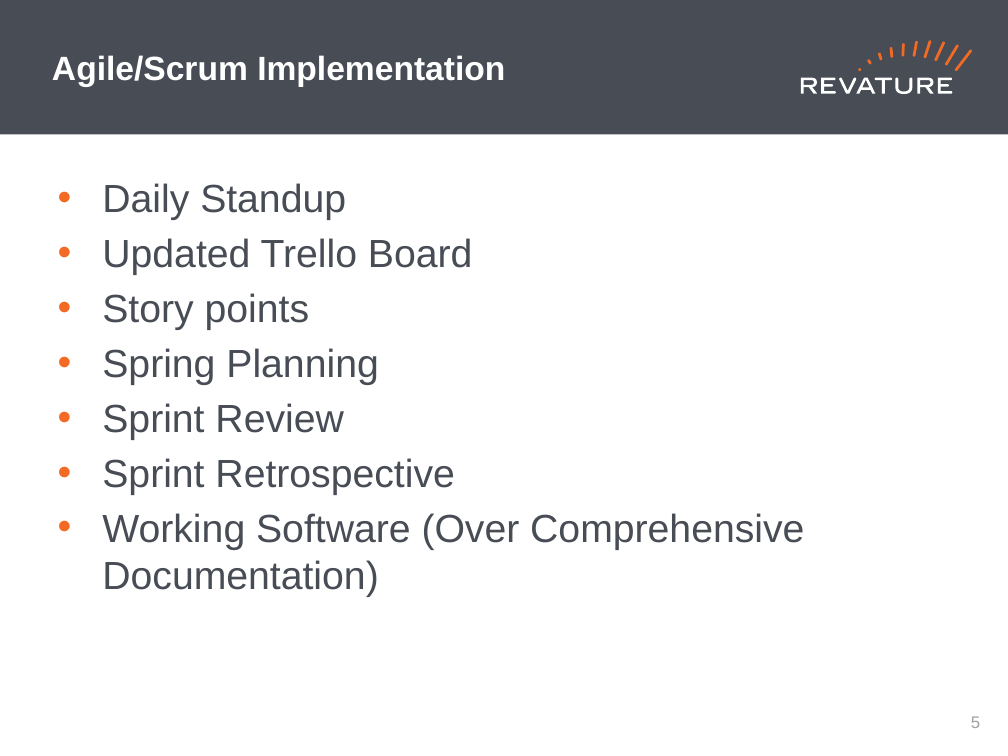
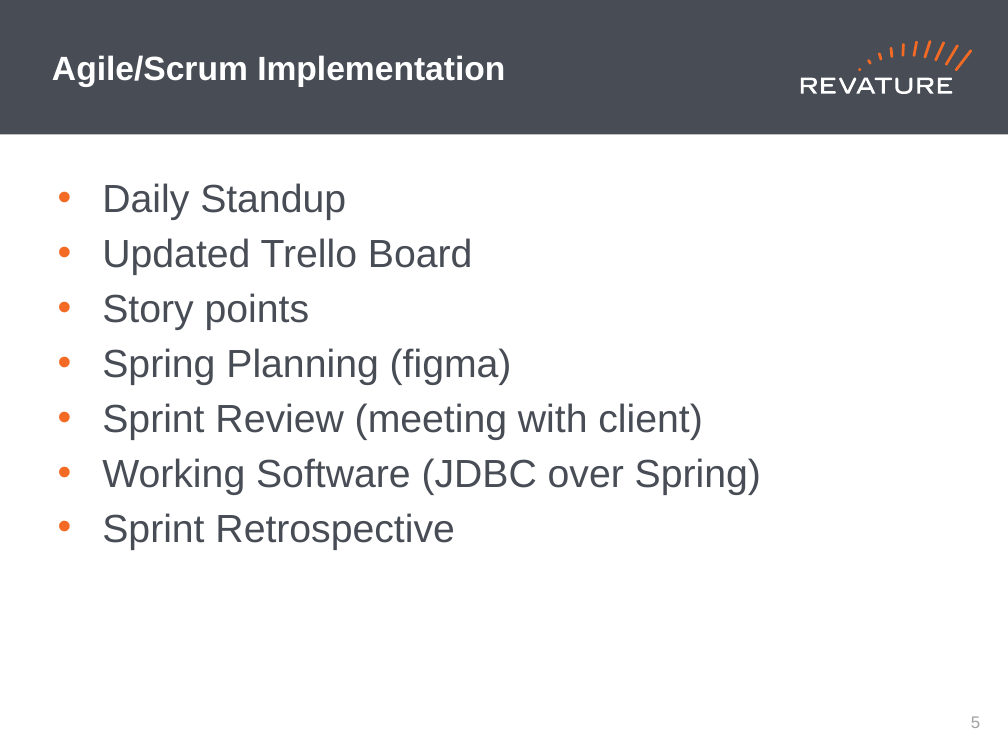
Before and after one commit to DavidKaza/skybank, a slide deck: slide 6 of Revature_PPT_Template (1).pptx. Drawn at 1008x756 pixels with LibreOffice and Linux fonts; fonts in the diff are those of the drawing. Boxes give left, top, right and bottom in pixels: in the first picture for what was removed or moved away, otherwise in the second. Text is boxed around its words. In the diff, an @@ line names an element or a change of style, - is before the commit and + after.

Commit message:
Powerpoint update

```diff
--- a/Revature_PPT_Template (1).pptx
+++ b/Revature_PPT_Template (1).pptx
@@ text at [102, 348, 761, 495]: text changed @@
-• Spring Planning
-• Sprint Review
+• Spring Planning (figma)
+• Sprint Review (meeting with client)
+• Working Software (JDBC over Spring)
@@ text at [102, 513, 804, 597]: paragraph removed @@
-• Working Software (Over Comprehensive Documentation)
```
Also in this commit, not shown: 5 other slides changed, 1 slide added, 2 slides removed.
